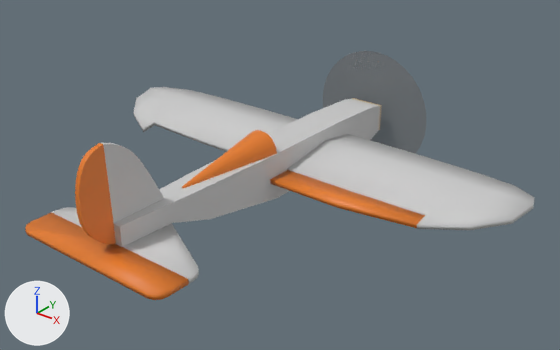
Two versions of the Blender file Art/Aircraft/Mini3D/Mini3D.blend, one commit apart.
Camera for both pictures: a 50 mm lens placed at (0.469, -0.667, 0.323), pointed at (0.023, -0.109, -0.023). Every picture has the same lights, and +X, +Y and +Z are marked at lower left.

The first picture shows 'Aileron', 'Elevator', 'Hood', 'HorizontalStabiliser', 'Propeller', 'Rudder', 'Skin', 'VerticalStabiliser', 'Wing'.
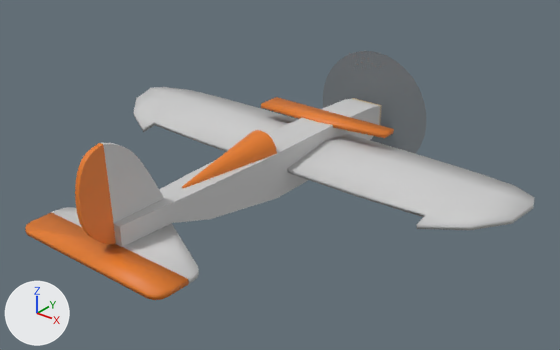
Location of each change, (x1, y1, x2, y2) in pixels of the pictures (560 x 350 px):
'Aileron', moved: before (270, 170, 425, 228); after (261, 97, 394, 138)

The change, as a diff of the scene's bpy script:
```diff
--- a/Art/Aircraft/Mini3D/Mini3D.blend.py
+++ b/Art/Aircraft/Mini3D/Mini3D.blend.py
@@ ob_aileron @@
 ob_aileron = bpy.data.objects.new('Aileron', me_plane_006)
-ob_aileron.location = (0.1015, -0.1066, -0.0262)
+ob_aileron.location = (0.0, 0.0, 0.0)
 _m = ob_aileron.modifiers.new('Solidify', 'SOLIDIFY')
```
